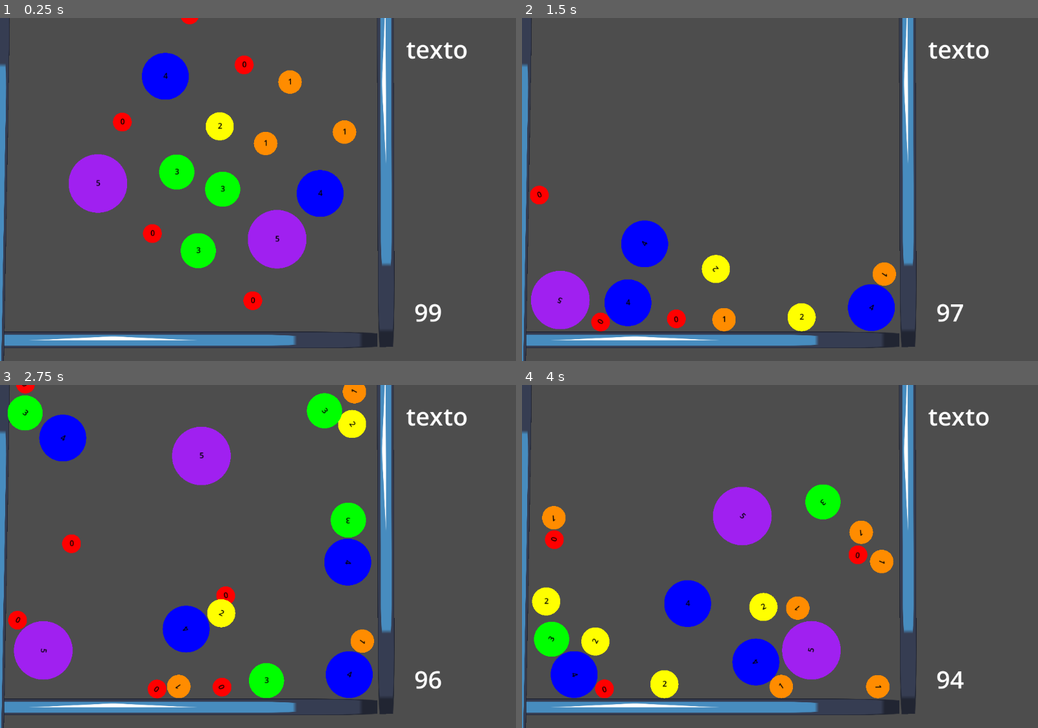
Above: before the commit, frames 1-4 (two rows, left to right).
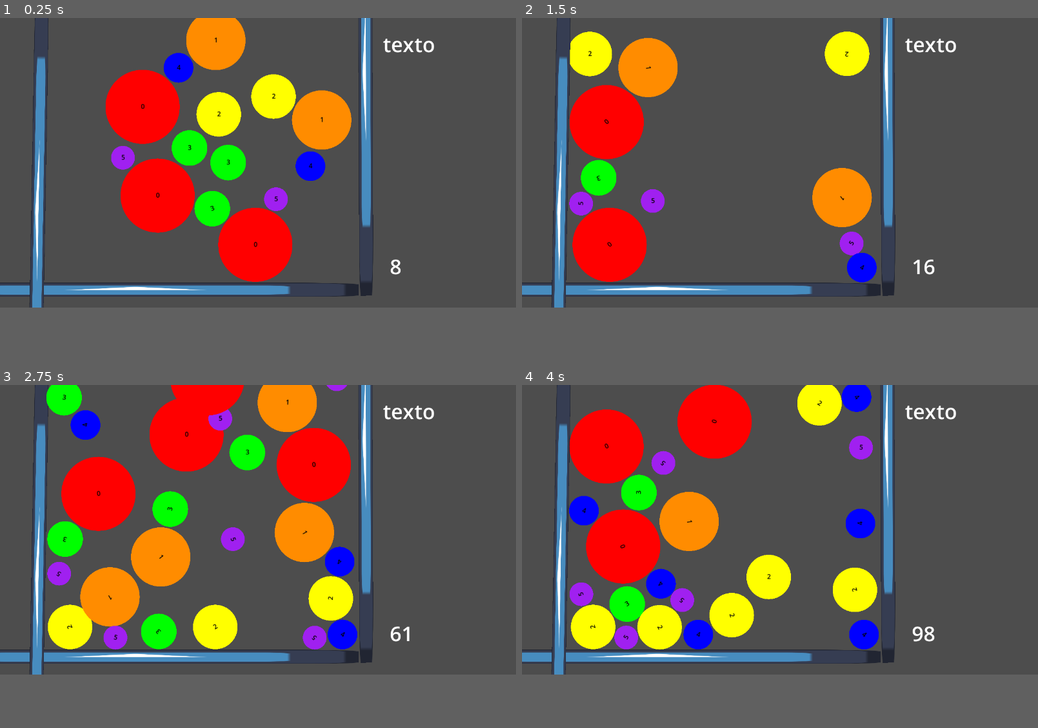
Above: after the commit, the same moments.

Repository: EmpanadaDeAbuela/fusion
Game: Godot game, scene res://Scenes/main.tscn
Same seed, same stepped clock (60 frames per second), same inputs: the game is played once before the commit and once after it. The engine's default icon, where the game draws it, is replaced by a stand-in: a white triangle on a blue panel in a dark square.
Inputs (mouse positions are in pixels of both pictures, inside the frame that each line leads up to):
- Up to frame 1 (0.25 s): no input
- Up to frame 2 (1.5 s): tap Enter (ui_accept) at 0.5, 0.77 s; move the mouse to (800, 285) at 0.52 s; click (800, 285) at 0.6 s; move the mouse to (547, 251) at 1.27 s; click (547, 251) at 1.35 s
- Up to frame 3 (2.75 s): tap Enter (ui_accept) at 1.52 s; move the mouse to (72, 690) at 2.02 s; hold Space (space) from 2.03 s (still down); click (72, 690) at 2.3 s
- Up to frame 4 (4 s): move the mouse to (537, 621) at 2.77 s; release Space (space) at 2.78 s; click (537, 621) at 2.85 s; tap Enter (ui_accept) at 3.02, 3.77 s; move the mouse to (883, 642) at 3.52 s; click (883, 642) at 3.6 s
In our replay, the window is 800x533 before the commit and 800x450 after it. These sizes can differ from the game's own. Grey fills any space a smaller window leaves; there, only what the larger window draws over its background counts as a difference.

The runs differ from the first frame. In frame 1, 30% of the frame differs, in the area x 0-91%, y 0-100%; in frame 2, 27%; in frame 3, 40%; in frame 4, 38%.

Commit message:
let mi cuc

Diff:
--- a/Scripts/clickManager.gd
+++ b/Scripts/clickManager.gd
@@ -2,12 +2,13 @@
 
 @onready var label = $"../Label"
 
-var clicks = 99
+var clicks = 5
 
 func _ready() -> void:
+	SignalManager.connect("sumarClicks", sumarClicks)
 	#SignalManager.connect("clickOnBall", restClicks)
 	#emitClickAmount()
-	pass
+
 
 func _process(delta: float) -> void:
 	label.text = str(clicks)
@@ -15,12 +16,12 @@
 func getClicks():
 	return clicks
 
-func setClicks(newclicks:int):
-	clicks = newclicks
+func sumarClicks(cant:int):
+	clicks += cant
 	#emitClickAmount()
 
-func restClicks():
-	clicks = clicks - 1
+func restarClicks(cant:int):
+	clicks -= cant
 	#emitClickAmount()
 
 func emitClickAmount():
--- a/Scripts/fision.gd
+++ b/Scripts/fision.gd
@@ -15,7 +15,9 @@
 
 	if Input.is_action_just_pressed("click") and hover and clickManager.getClicks() > 0:
 		#SignalManager.emit_signal("clickOnBall")
-		clickManager.restClicks()
+
+
+		clickManager.restarClicks(1)
 		explode()
 
 func _on_area_2d_mouse_entered() -> void:
--- a/Scripts/fusion.gd
+++ b/Scripts/fusion.gd
@@ -19,7 +19,9 @@
 			fusionar(generateToken(body.getId()), (global_position+body.global_position)/2, bola.get_meta("type"))
 			fision.omnidirectionalForce(2)
 
-			bola.queue_free()
+
+			########## bola.queue_free() ###############
+
 			#energyManager.aumentarEnergy(fusionPoints)
 			#emit_signal("setEnergy", fusionPoints)
 
--- a/Scripts/fusionManager.gd
+++ b/Scripts/fusionManager.gd
@@ -13,7 +13,7 @@
 		#pelotas = []
 		#print("el id está en pelotas")
 		instanciarPelotaHija(newPosition, type)
-
+		sumarClicksDependiendoDeTipo(type)
 	else:
 		#print("el id está vestido")
 		pelotas.append(token)
@@ -32,3 +32,6 @@
 		bolaInstancia.set_meta("type", 0)
 
 	get_parent().call_deferred("add_child", bolaInstancia)
+
+func sumarClicksDependiendoDeTipo(type:int):
+	SignalManager.emit_signal("sumarClicks", type+1)
--- a/Scripts/signalManager.gd
+++ b/Scripts/signalManager.gd
@@ -3,3 +3,4 @@
 signal fusionar(id:int, position:Vector2, type:int)
 #signal clickOnBall()
 #signal clickAmount(clicks:int)
+signal sumarClicks(cant:int)
--- a/Scripts/sprite.gd
+++ b/Scripts/sprite.gd
@@ -19,7 +19,7 @@
 
 func agrandar(cant:float):
 
-	var vectorCant = Vector2(cant, cant)
+	var vectorCant = Vector2(1.5*cant, 1.5*cant)
 
 	#bola.scale = vectorCant
 	sprite.scale = vectorCant/22
@@ -41,22 +41,22 @@
 	match type:
 		0:
 			sprite.modulate = Color.RED
-			agrandar(0.8)
+			agrandar(2.5)
 		1:
 			sprite.modulate = Color.DARK_ORANGE
-			agrandar(1)
+			agrandar(2)
 		2:
 			sprite.modulate = Color.YELLOW
-			agrandar(1.2)
+			agrandar(1.5)
 		3:
 			sprite.modulate = Color.GREEN
-			agrandar(1.5)
+			agrandar(1.2)
 		4:
 			sprite.modulate = Color.BLUE
-			agrandar(2)
+			agrandar(1)
 		5:
 			sprite.modulate = Color.PURPLE
-			agrandar(2.5)
+			agrandar(0.8)
 
 func setComponents():
 	sprite = $"../Sprite2D"
--- a/project.godot
+++ b/project.godot
@@ -21,8 +21,9 @@
 
 [display]
 
-window/size/viewport_width=1080
+window/size/viewport_width=1280
 window/size/viewport_height=720
+window/stretch/mode="viewport"
 
 [input]
 
Not shown, added: puntos.txt
